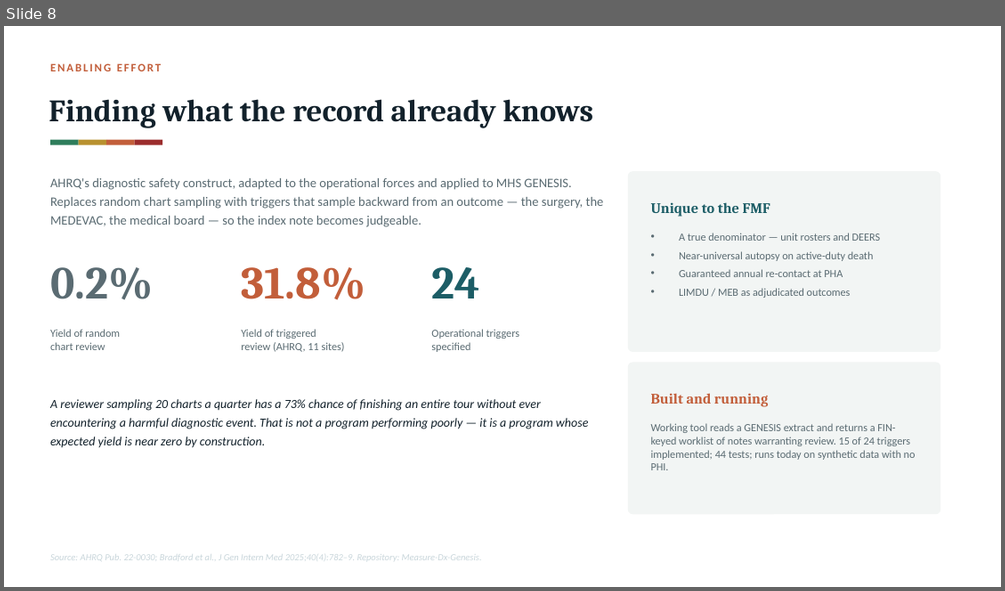
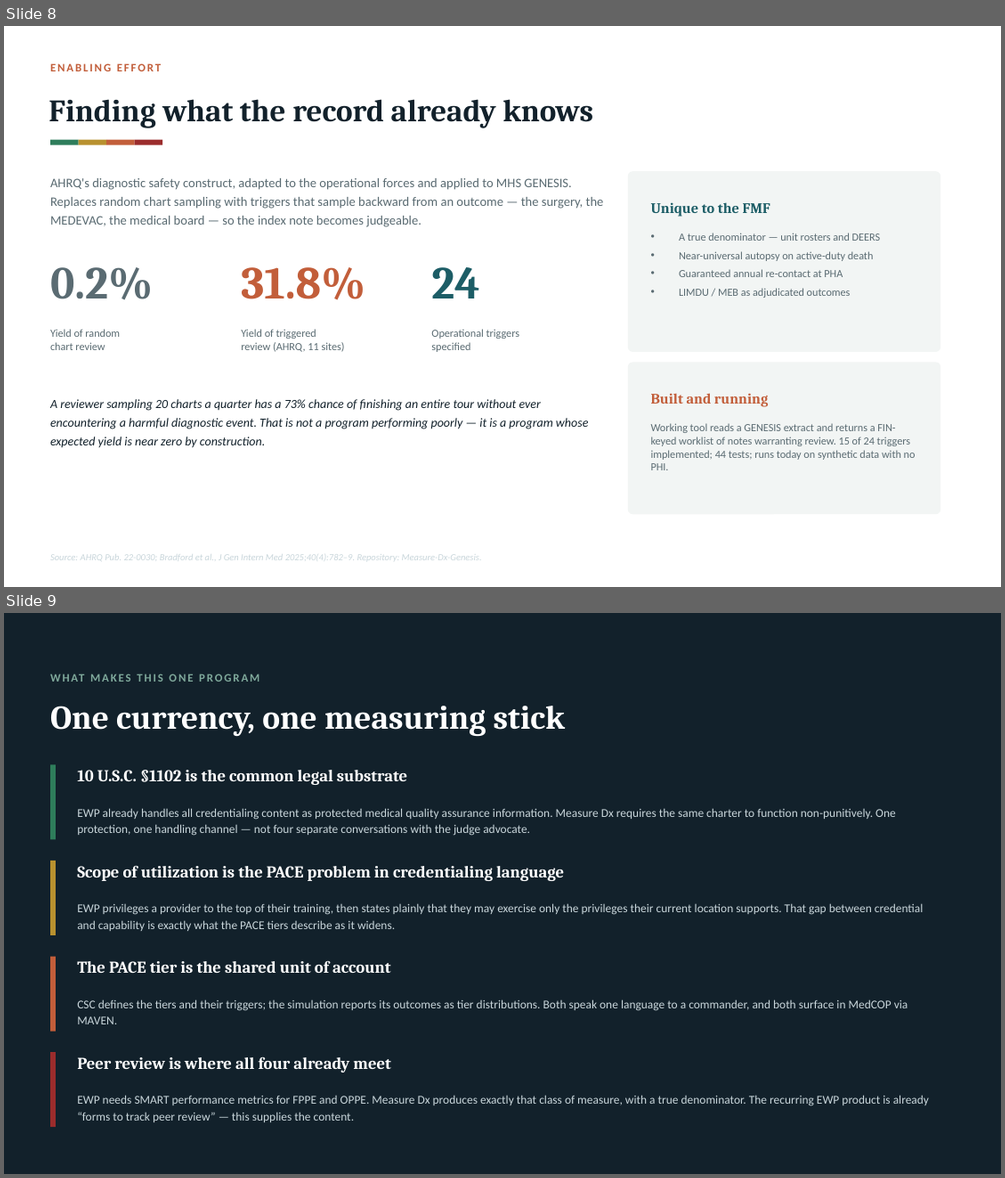
Before and after one commit to bford5270/Measure-Dx-Genesis, a slide deck: brief/HSOAG_Quality_LOE.pptx. Shown one above the other, each under a label of ours: slide 8 before the commit, slides 8 and 9 after it. The pictures are 1005x591 and 1005x1178 pixels, drawn with LibreOffice and Linux fonts; fonts in the diff are those of the drawing. Boxes give left, top, right and bottom in pixels: in the first picture for what was removed or moved away, otherwise in the second. Text is boxed around its words. In the diff, an @@ line names an element or a change of style, - is before the commit and + after.

```diff
--- a/brief/HSOAG_Quality_LOE.pptx
+++ b/brief/HSOAG_Quality_LOE.pptx
@@ slide 9 added at bbox=[4, 613, 1001, 1174], background #12212B @@
@@ text added at bbox=[50, 666, 648, 688], 11 pt, text #7FA99B, bold @@
+WHAT MAKES THIS ONE PROGRAM
@@ text added at bbox=[50, 706, 565, 737], 32 pt, text #FFFFFF, bold @@
+One currency, one measuring stick
@@ rectangle added at bbox=[50, 765, 56, 840], fill #2E7D5B @@
@@ text added at bbox=[77, 770, 407, 785], 16 pt, text #FFFFFF, bold @@
+10 U.S.C. §1102 is the common legal substrate
@@ text added at bbox=[77, 808, 896, 835], 11.5 pt, text #C9D6DB @@
+EWP already handles all credentialing content as protected medical quality assurance information. Measure Dx requires the same charter to function non-punitively. One protection, one handling channel — not four separate conversations with the judge advocate.
@@ rectangle added at bbox=[50, 860, 56, 935], fill #B8912F @@
@@ text added at bbox=[77, 865, 564, 881], 16 pt, text #FFFFFF, bold @@
+Scope of utilization is the PACE problem in credentialing language
@@ text added at bbox=[77, 903, 923, 931], 11.5 pt, text #C9D6DB @@
+EWP privileges a provider to the top of their training, then states plainly that they may exercise only the privileges their current location supports. That gap between credential and capability is exactly what the PACE tiers describe as it widens.
@@ rectangle added at bbox=[50, 957, 56, 1031], fill #C25E3A @@
@@ text added at bbox=[77, 961, 391, 973], 16 pt, text #FFFFFF, bold @@
+The PACE tier is the shared unit of account
@@ text added at bbox=[77, 999, 908, 1024], 11.5 pt, text #C9D6DB @@
+CSC defines the tiers and their triggers; the simulation reports its outcomes as tier distributions. Both speak one language to a commander, and both surface in MedCOP via MAVEN.
@@ rectangle added at bbox=[50, 1052, 56, 1127], fill #9B2C2C @@
@@ text added at bbox=[77, 1056, 390, 1072], 16 pt, text #FFFFFF, bold @@
+Peer review is where all four already meet
@@ text added at bbox=[77, 1094, 929, 1122], 11.5 pt, text #C9D6DB @@
+EWP needs SMART performance metrics for FPPE and OPPE. Measure Dx produces exactly that class of measure, with a true denominator. The recurring EWP product is already “forms to track peer review” — this supplies the content.
```
Also in this commit, not shown: 3 slides changed, 1 other slide added, 2 slides removed, 2 other files.
